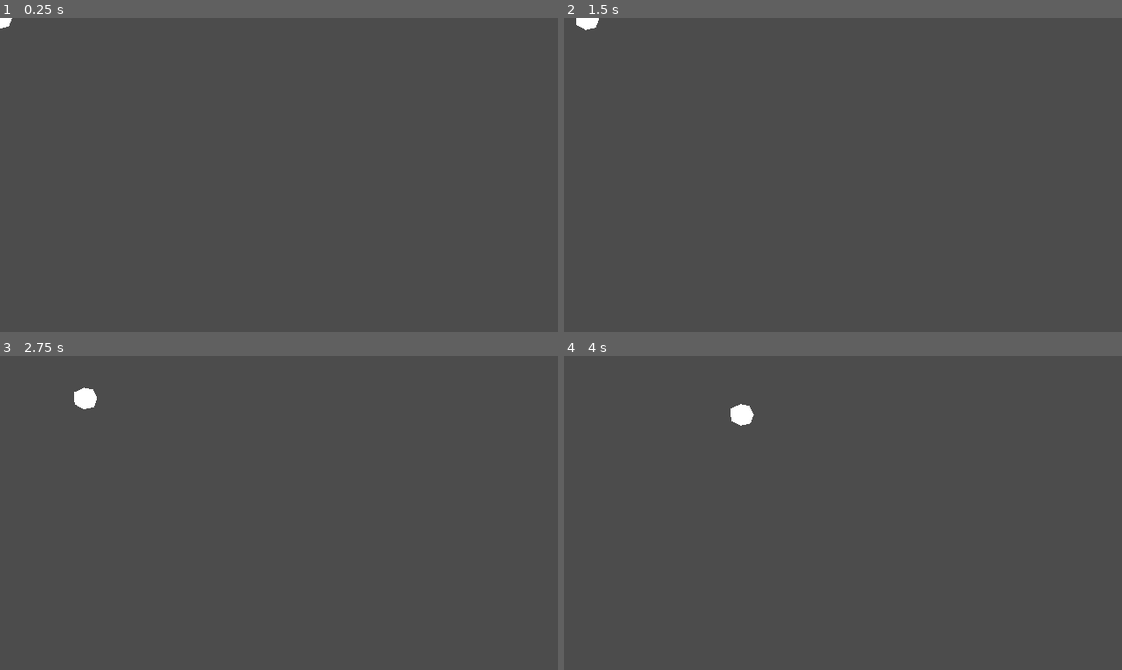
Above: before the commit, frames 1-4 (two rows, left to right).
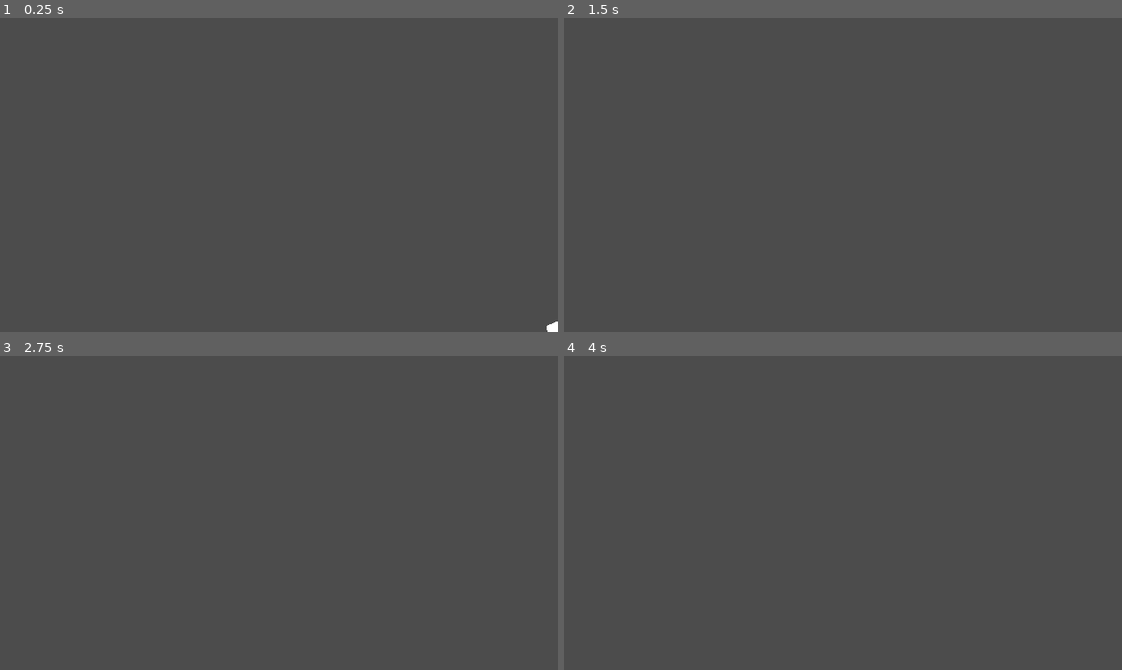
Above: after the commit, the same moments.

Repository: weresharks/krak-jam-2022
Game: Godot game, scene res://Main.tscn
The game is run twice, just before and just after one commit, with the same random seed, the same clock (stepped at 60 frames per second) and the same inputs.
Inputs:
- Up to frame 1 (0.25 s): no input
- Up to frame 2 (1.5 s): tap Enter at 0.5 s; hold Right (tank_right) 0.53-1.28 s; hold Down (tank_down) from 1.28 s (still down)
- Up to frame 3 (2.75 s): release Down (tank_down) at 2.03 s; hold Right (tank_right) from 2.03 s (still down)
- Up to frame 4 (4 s): release Right (tank_right) at 2.78 s; hold Up (tank_up) 2.78-3.53 s; hold Left (tank_left) from 3.53 s (still down)

The runs differ from the first frame. In frame 1, 0.1% of the frame differs, in the area x 0-100%, y 0-100%; in frame 2, 0.1%; in frame 3, 0.2%, in the area x 13-18%, y 10-17%; in frame 4, 0.2%.

Commit message:
stop movement on bounds

Diff:
--- /dev/null
+++ b/game/Main.gd
@@ -0,0 +1,16 @@
+extends Node
+
+
+# Declare member variables here. Examples:
+# var a = 2
+# var b = "text"
+
+
+# Called when the node enters the scene tree for the first time.
+func _ready():
+	$Tank.start(get_viewport().size)
+
+
+# Called every frame. 'delta' is the elapsed time since the previous frame.
+#func _process(delta):
+#	pass
--- a/game/Main.tscn
+++ b/game/Main.tscn
@@ -1,8 +1,10 @@
-[gd_scene load_steps=2 format=2]
+[gd_scene load_steps=3 format=2]
 
 [ext_resource path="res://Tank.tscn" type="PackedScene" id=1]
+[ext_resource path="res://Main.gd" type="Script" id=2]
 
 [node name="Main" type="Node"]
+script = ExtResource( 2 )
 
 [node name="Tank" parent="." instance=ExtResource( 1 )]
 scale = Vector2( 0.1, 0.1 )
--- a/game/Tank.gd
+++ b/game/Tank.gd
@@ -1,10 +1,16 @@
 extends Node2D
 
 
-export var max_velocity = 100
+export var max_velocity: float = 100
+export var acceleration_impulse: float = 5
+export var deceleration_impulse: float = 1
+export var margin_deceleration_impulse: float = 10
+export var max_acceleration: float = 5
+export var rotation_speed = 3
 
 var velocity = Vector2.ZERO
-export var acceleration_impulse: float = 5
+var margin = 20
+var max_position: Vector2
 
 var acceleration_map: Dictionary
 
@@ -15,6 +21,10 @@
 		"tank_up": Vector2(0, -acceleration_impulse),
 		"tank_down": Vector2(0, acceleration_impulse),
 	}
+
+func start(screen_size):
+	position = screen_size / 2
+	max_position = screen_size
 
 # Called when the node enters the scene tree for the first time.
 func _ready():
@@ -29,6 +39,23 @@
 		if Input.is_action_pressed(key):
 			acceleration += acceleration_map[key]
 
+	if position.x < margin and velocity.x < 0:
+		acceleration.x = margin_deceleration_impulse
+	if position.x > max_position.x - margin and velocity.x > 0:
+		acceleration.x = - margin_deceleration_impulse
+
+	if position.y < margin and velocity.y < 0:
+		acceleration.y = margin_deceleration_impulse
+	if position.y > max_position.y - margin and velocity.y > 0:
+		acceleration.y = - margin_deceleration_impulse
+
+	if acceleration.length() > max_acceleration:
+		acceleration = acceleration.normalized() * max_acceleration
+
 	velocity += acceleration
 
+	if velocity.length() > max_velocity:
+		velocity = velocity.normalized() * max_velocity
+
 	position += velocity * delta
+	rotation_degrees += rotation_speed * delta
